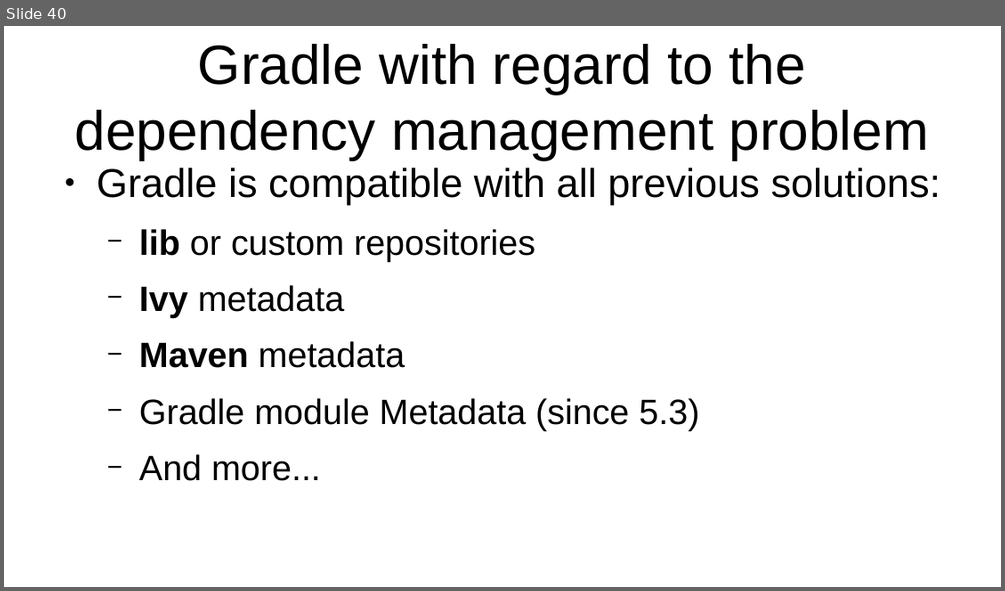
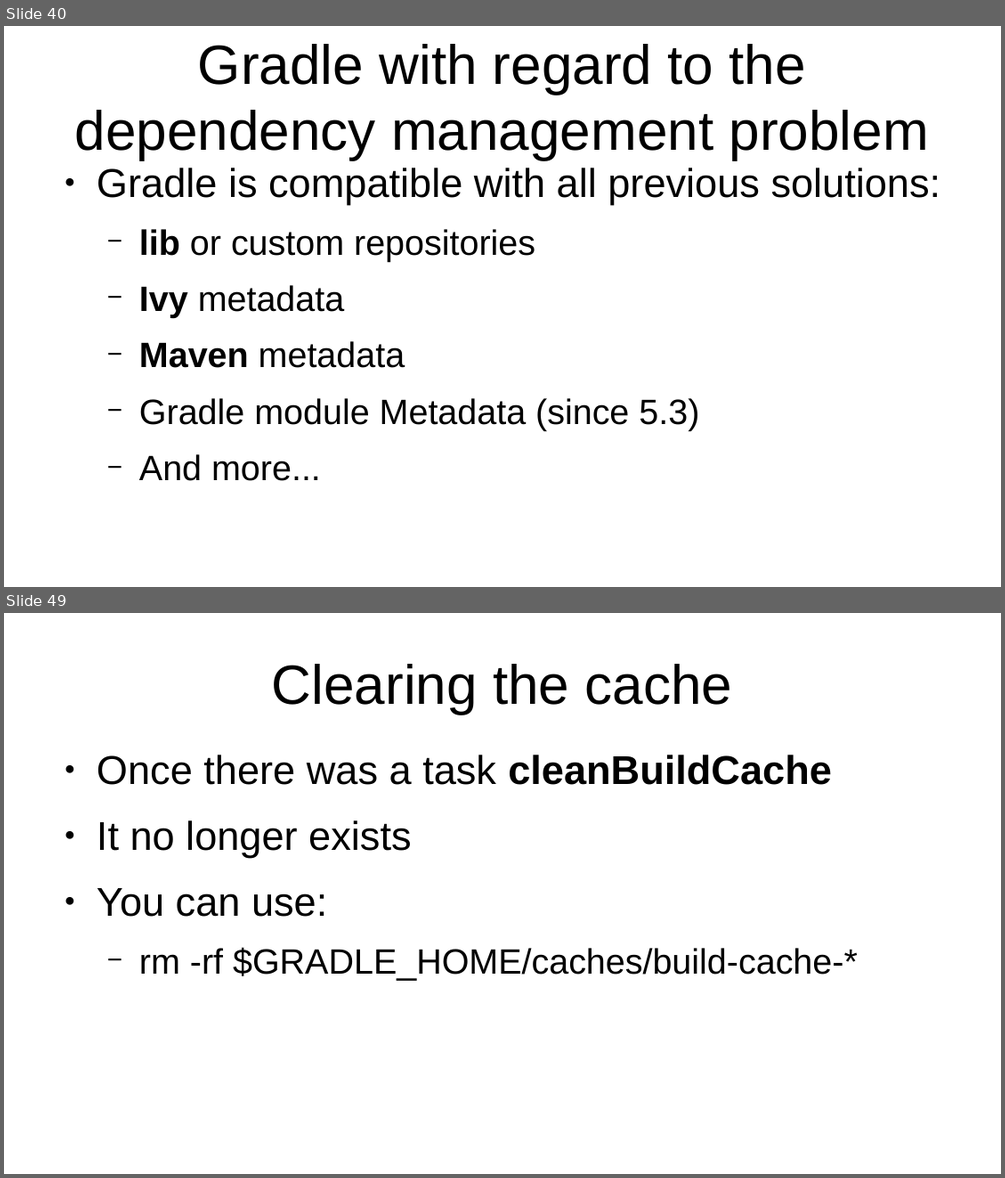
Before and after one commit to veltzer/teaching-slides, a slide deck: odp/gradle/gradle.odp. Shown one above the other, each under a label of ours: slide 40 before the commit, slides 40 and 49 after it; the slides between them are not shown. The pictures are 1005x591 and 1005x1178 pixels, drawn with LibreOffice and Linux fonts; fonts in the diff are those of the drawing. Boxes give left, top, right and bottom in pixels: in the first picture for what was removed or moved away, otherwise in the second. Text is boxed around its words. In the diff, an @@ line names an element or a change of style, - is before the commit and + after.

```diff
--- a/odp/gradle/gradle.odp
+++ b/odp/gradle/gradle.odp
@@ slide 49 added at (4, 613, 1001, 1174), background #FFFFFF @@
@@ title added at (272, 664, 733, 714), 44 pt, text #000000 @@
+Clearing the cache
@@ text added at (97, 755, 858, 981), 32 pt, text #000000 @@
+● Once there was a task cleanBuildCache
+● It no longer exists
+● You can use:
+  − rm -rf $GRADLE_HOME/caches/build-cache-*
```
Also in this commit, not shown: 10 other slides added.
